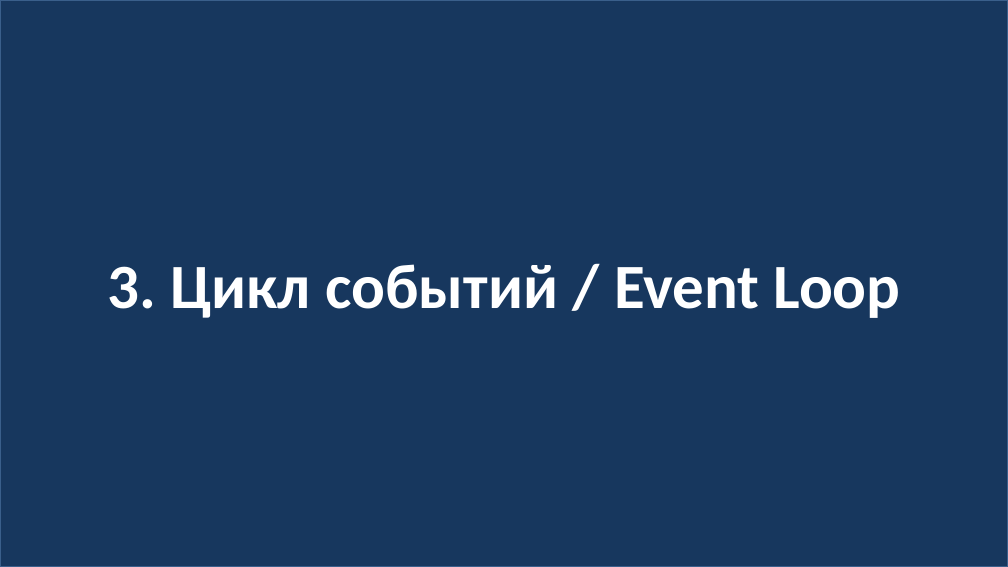
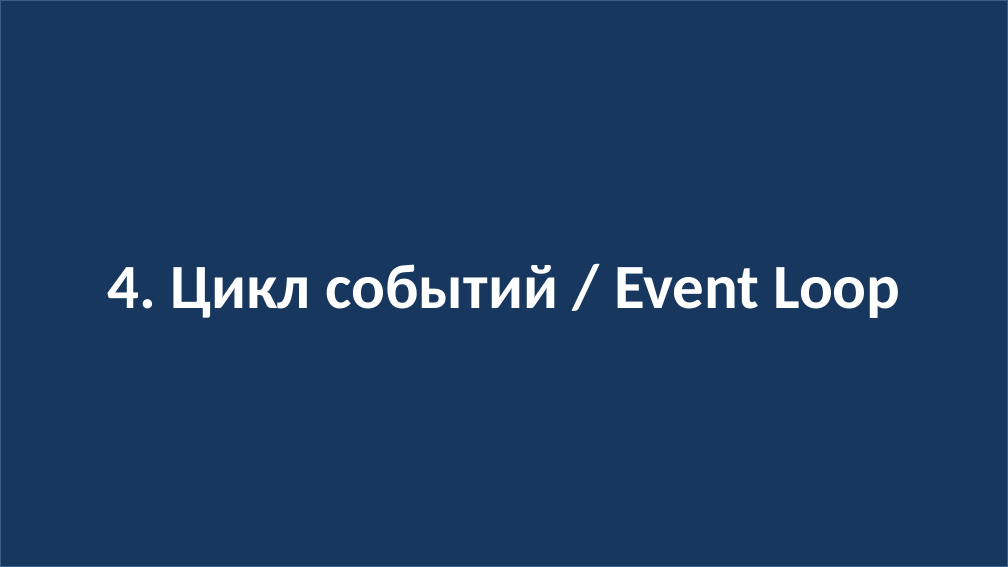
Before and after one commit to js-14-ort-dnipro/lesson02, a slide deck: slide 15 of lesson02.pptx (slide 11 before the commit). Drawn at 1008x567 pixels with LibreOffice and Linux fonts; fonts in the diff are those of the drawing. Boxes give left, top, right and bottom in pixels: in the first picture for what was removed or moved away, otherwise in the second. Text is boxed around its words. In the diff, an @@ line names an element or a change of style, - is before the commit and + after.

```diff
--- a/lesson02.pptx
+++ b/lesson02.pptx
@@ text in rectangle at bbox=[107, 264, 900, 318]: text changed @@
-3. Цикл событий / Event Loop
+4. Цикл событий / Event Loop
```
Also in this commit, not shown: 6 other slides changed, 2 other files.
